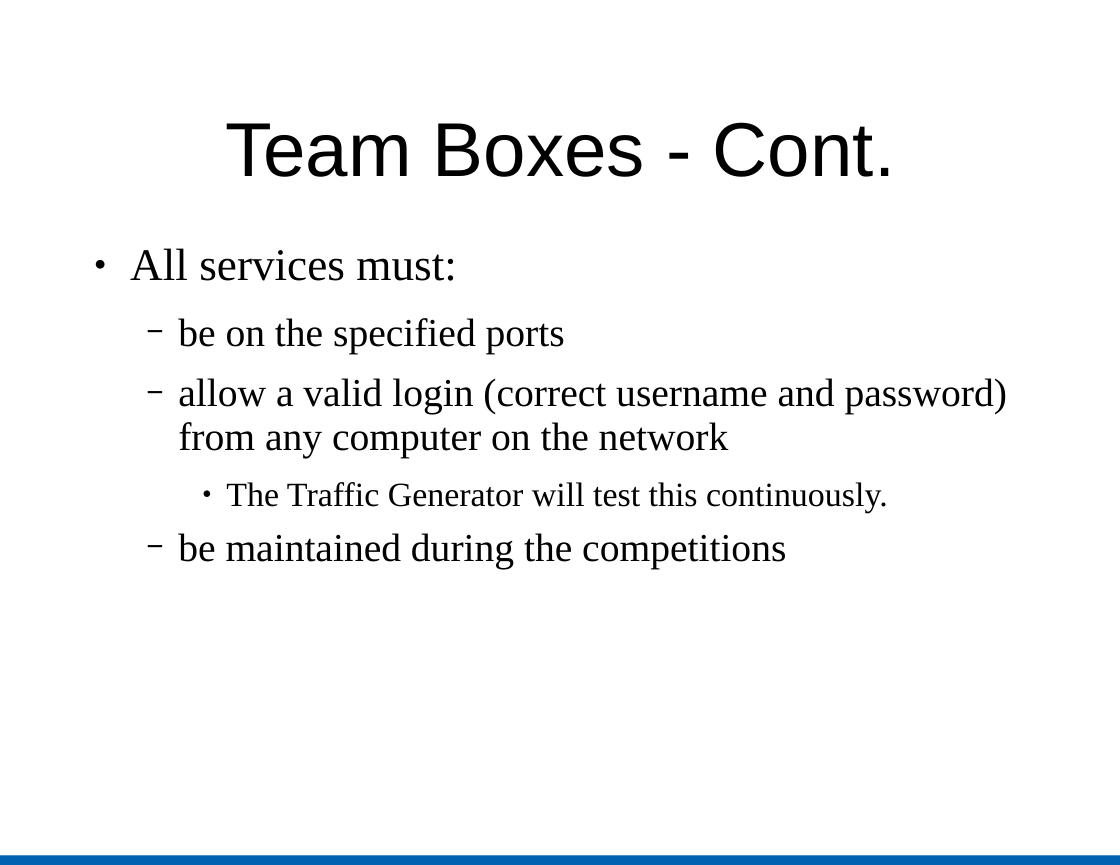
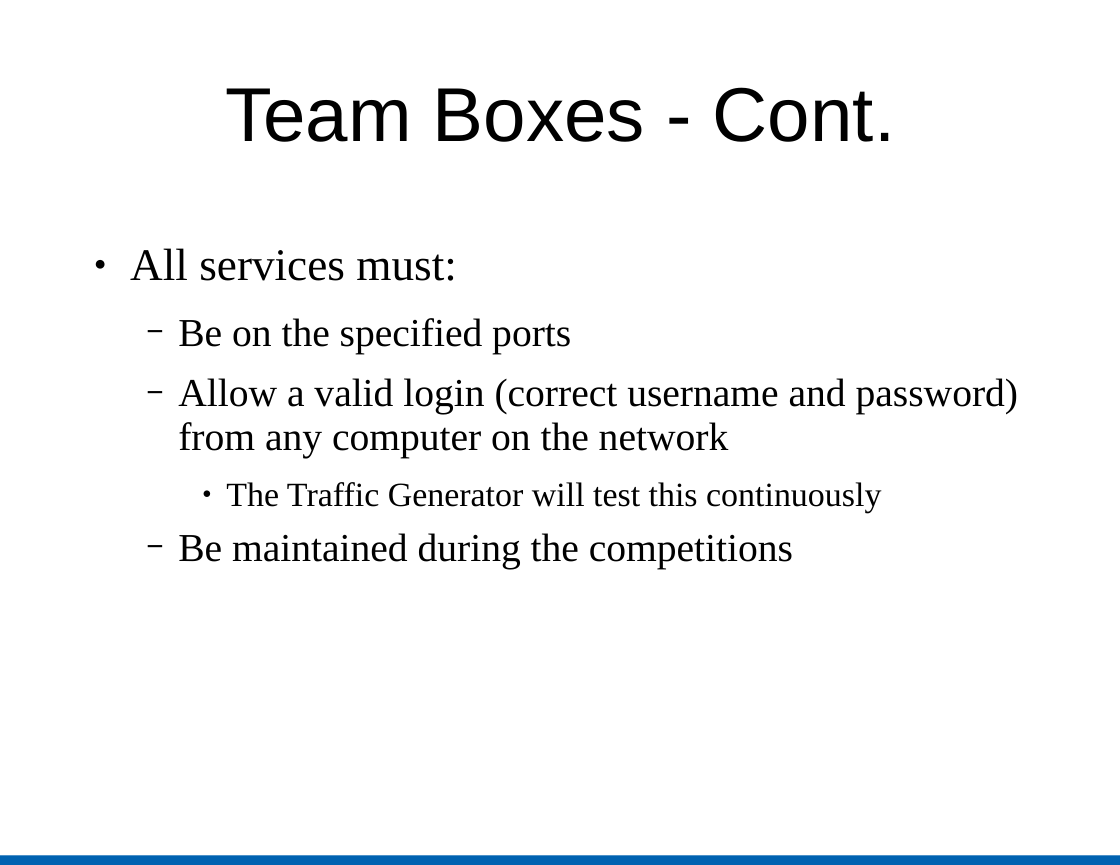
Before and after one commit to troynunnally/NetSecLab, a slide deck: slide 7 of assets/files/NetSecLab.ppt. Drawn at 1120x865 pixels with LibreOffice and Linux fonts; fonts in the diff are those of the drawing. Boxes give left, top, right and bottom in pixels: in the first picture for what was removed or moved away, otherwise in the second. Text is boxed around its words. In the diff, an @@ line names an element or a change of style, - is before the commit and + after.

```diff
--- a/assets/files/NetSecLab.ppt
+++ b/assets/files/NetSecLab.ppt
@@ title "Team Boxes - Cont.": place and size @@
-title "Team Boxes - Cont." at [225,122,895,177]
+title "Team Boxes - Cont." at [225,87,895,142]
@@ text at [178,318,1019,569]: text changed @@
-  − be on the specified ports
-  − allow a valid login (correct username and password) from any computer on the network
-    ● The Traffic Generator will test this continuously.
-  − be maintained during the competitions
+  − Be on the specified ports
+  − Allow a valid login (correct username and password) from any computer on the network
+    ● The Traffic Generator will test this continuously
+  − Be maintained during the competitions
```
Also in this commit, not shown: 19 other slides changed, 2 slides added, 2 slides removed, 6 other files.
